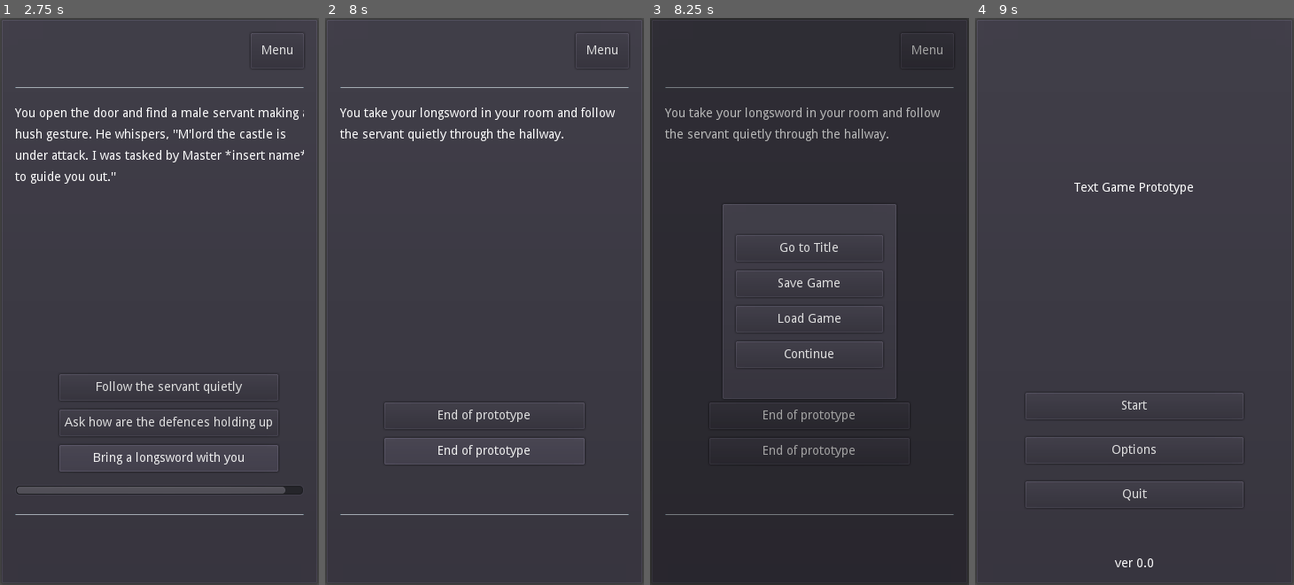
Above: before the commit, frames 1-4 (left to right).
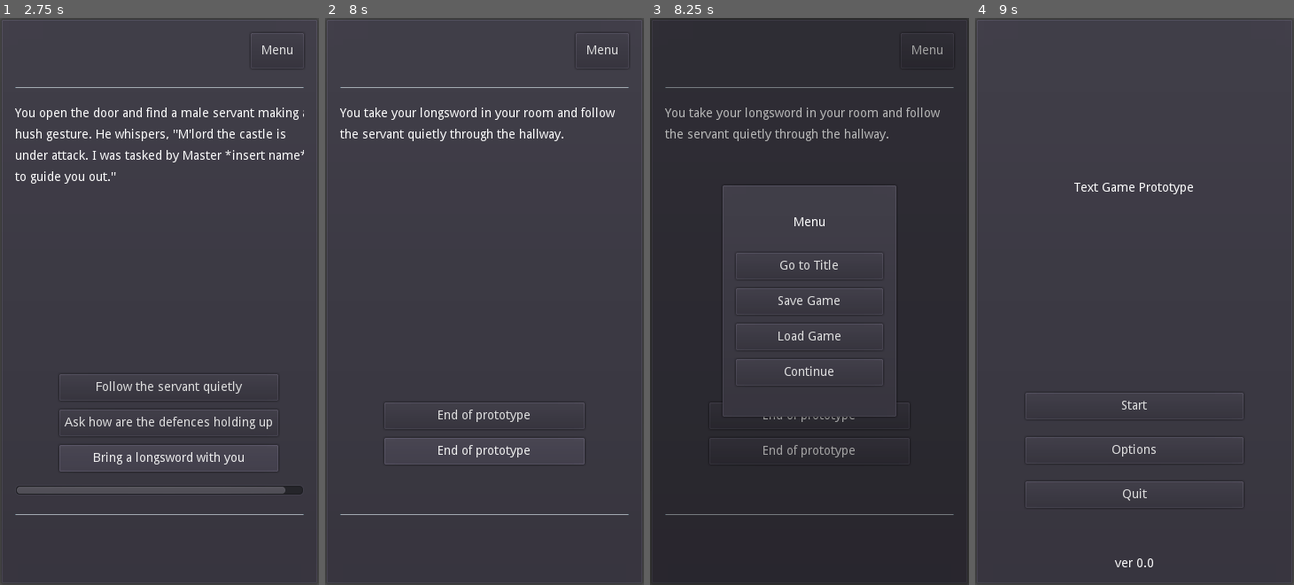
Above: after the commit, the same moments.

Repository: philipuriarte/A-Churchyard-of-Orphans
Game: Godot game, scene res://scenes/main.tscn
Same seed, same stepped clock (60 frames per second), same inputs: the game is played once before the commit and once after it.
Inputs:
- Up to frame 1 (2.75 s): click "Start" at 0.5 s; click "Continue" at 1.25 s; click "Open the door" at 2 s
- Up to frame 2 (8 s): click "Follow the servant quietly" at 2.75 s; click "End of prototype" at 3.5 s; click "End of prototype" at 4.25 s; click "End of prototype" at 5 s; click "End of prototype" at 5.75 s; click "End of prototype" at 6.5 s; click "End of prototype" at 7.25 s
- Up to frame 3 (8.25 s): click "Menu" at 8 s
- Up to frame 4 (9 s): click "Go to Title" at 8.75 s

Frames 1-2 are identical in both runs. In frame 3, 2.2% of the frame differs, in the area x 22-78%, y 29-71%; in frame 4, nothing differs.

Commit message:
Add MenuLabel in popup_menu

Diff:
--- a/scenes/popup_menu.tscn
+++ b/scenes/popup_menu.tscn
@@ -34,7 +34,7 @@
 margin_left = 7.0
 margin_top = 7.0
 margin_right = 193.0
-margin_bottom = 217.0
+margin_bottom = 258.0
 custom_constants/margin_right = 10
 custom_constants/margin_top = 30
 custom_constants/margin_left = 10
@@ -44,36 +44,45 @@
 margin_left = 10.0
 margin_top = 30.0
 margin_right = 176.0
-margin_bottom = 180.0
+margin_bottom = 221.0
 custom_constants/separation = 10
 
+[node name="MenuLabel" type="Label" parent="MenuScreenContainer/MenuScreen/MenuMargin/MenuContainer"]
+margin_right = 166.0
+margin_bottom = 31.0
+size_flags_vertical = 1
+text = "Menu
+"
+align = 1
+
 [node name="TitleButton" type="Button" parent="MenuScreenContainer/MenuScreen/MenuMargin/MenuContainer"]
+margin_top = 41.0
 margin_right = 166.0
-margin_bottom = 30.0
+margin_bottom = 71.0
 rect_min_size = Vector2( 0, 30 )
 focus_mode = 0
 text = "Go to Title"
 
 [node name="SaveButton" type="Button" parent="MenuScreenContainer/MenuScreen/MenuMargin/MenuContainer"]
-margin_top = 40.0
+margin_top = 81.0
 margin_right = 166.0
-margin_bottom = 70.0
+margin_bottom = 111.0
 rect_min_size = Vector2( 0, 30 )
 focus_mode = 0
 text = "Save Game"
 
 [node name="LoadButton" type="Button" parent="MenuScreenContainer/MenuScreen/MenuMargin/MenuContainer"]
-margin_top = 80.0
+margin_top = 121.0
 margin_right = 166.0
-margin_bottom = 110.0
+margin_bottom = 151.0
 rect_min_size = Vector2( 0, 30 )
 focus_mode = 0
 text = "Load Game"
 
 [node name="ContinueButton" type="Button" parent="MenuScreenContainer/MenuScreen/MenuMargin/MenuContainer"]
-margin_top = 120.0
+margin_top = 161.0
 margin_right = 166.0
-margin_bottom = 150.0
+margin_bottom = 191.0
 rect_min_size = Vector2( 0, 30 )
 focus_mode = 0
 text = "Continue"
